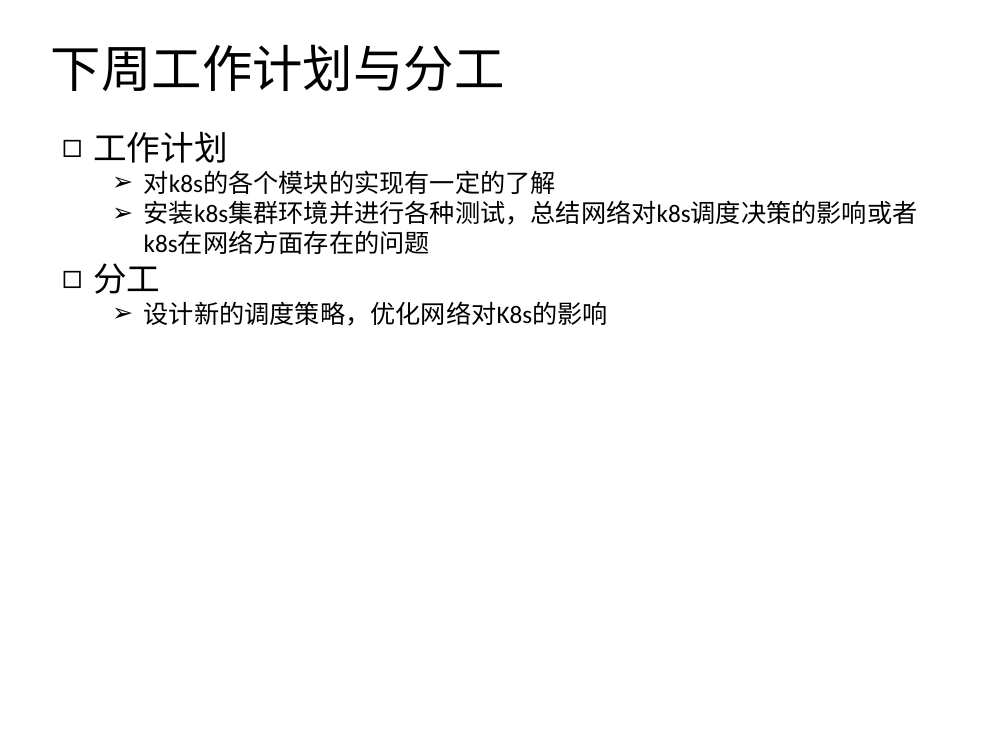
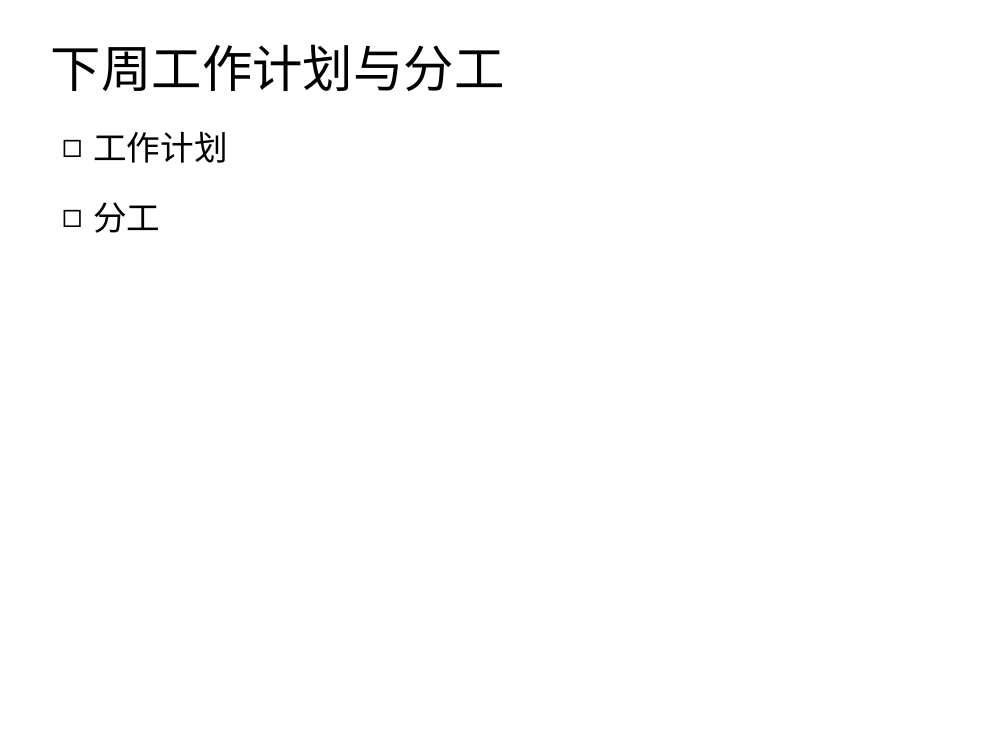
Before and after one commit to csluluyao/k8s_research, a slide deck: slide 26 of k8s_week1.pptx (slide 21 before the commit). Drawn at 1008x756 pixels with LibreOffice and Linux fonts; fonts in the diff are those of the drawing. Boxes give left, top, right and bottom in pixels: in the first picture for what was removed or moved away, otherwise in the second. Text is boxed around its words. In the diff, an @@ line names an element or a change of style, - is before the commit and + after.

```diff
--- a/k8s_week1.pptx
+++ b/k8s_week1.pptx
@@ text at <box>144,170,918,225</box>: paragraphs removed @@
-  ➢ 对k8s的各个模块的实现有一定的了解
-  ➢ 安装k8s集群环境并进行各种测试，总结网络对k8s调度决策的影响或者k8s在网络方面存在的问题
@@ text at <box>144,301,608,326</box>: paragraph removed @@
-  ➢ 设计新的调度策略，优化网络对K8s的影响
```
Also in this commit, not shown: 8 other slides changed, 6 slides added, 2 slides removed, 2 other files.
